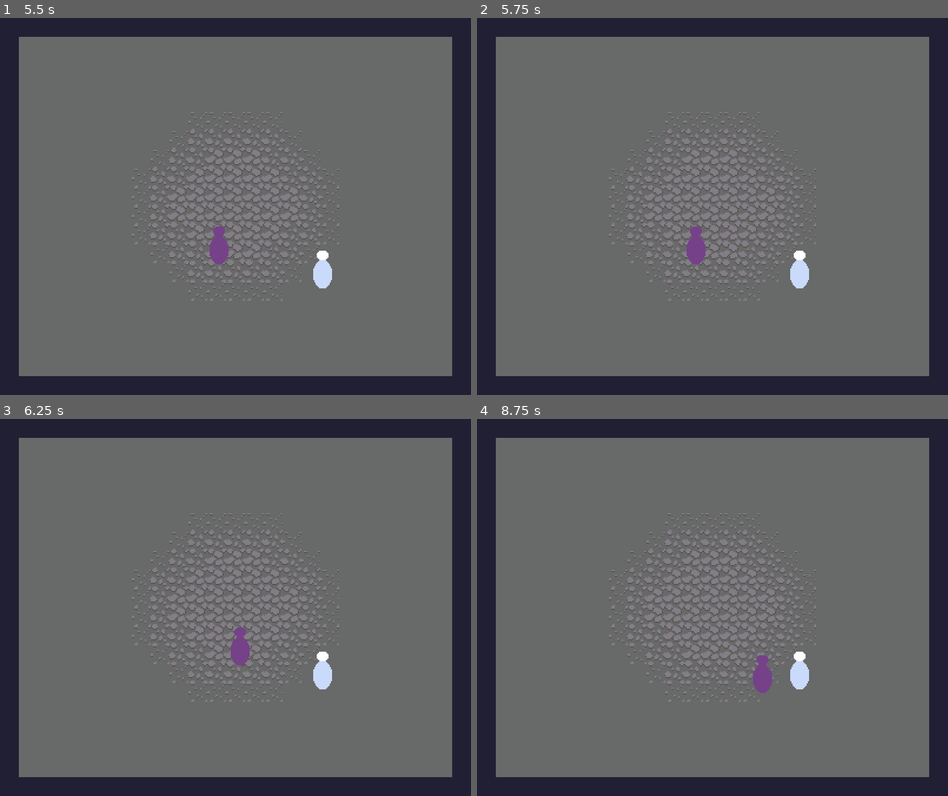
Above: before the commit, frames 1-4 (two rows, left to right).
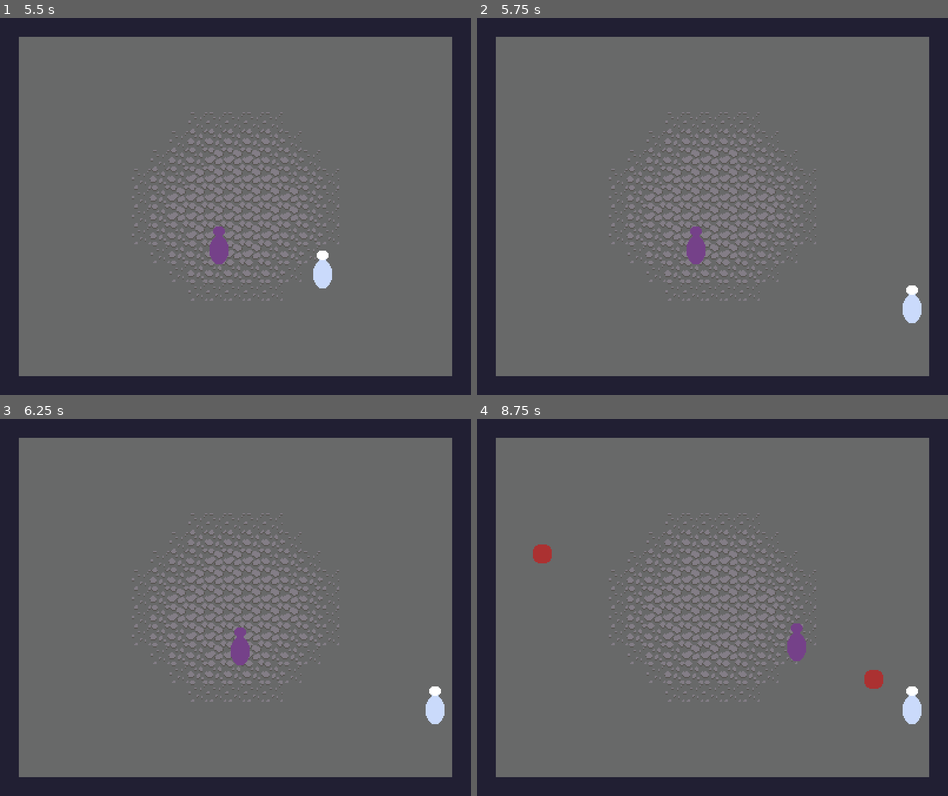
Above: after the commit, the same moments.

Repository: svntax/LD46-KeepItAlive
Game: Godot game, scene res://MainMenu/Main.tscn
Same seed, same stepped clock (60 frames per second), same inputs: the game is played once before the commit and once after it. The engine's default icon, where the game draws it, is replaced by a stand-in: a white triangle on a blue panel in a dark square.
Inputs (mouse positions are in pixels of both pictures, inside the frame that each line leads up to):
- Up to frame 1 (5.5 s): tap Enter (ui_accept) at 0.5, 0.77, 1.52, 3.02, 3.5, 3.77, 4.52 s; move the mouse to (339, 187) at 0.52 s; hold Right (MOVE_RIGHT) 0.53-1.28 s; click (339, 187) at 0.6 s; move the mouse to (141, 225) at 1.27 s; hold Down (MOVE_DOWN) 1.28-2.03 s; click (141, 225) at 1.35 s; move the mouse to (282, 123) at 2.02 s; hold Right (MOVE_RIGHT) 2.03-2.78 s; click (282, 123) at 2.1 s; move the mouse to (211, 281) at 2.77 s; hold Up (MOVE_UP) 2.78-3.53 s; click (211, 281) at 2.85 s; move the mouse to (376, 263) at 3.52 s; hold Left (MOVE_LEFT) 3.53-5.03 s; click (376, 263) at 3.6 s; move the mouse to (94, 149) at 4.27 s; click (94, 149) at 4.35 s; move the mouse to (259, 206) at 5.02 s; hold Down (MOVE_DOWN) from 5.03 s (still down); click (259, 206) at 5.1 s
- Up to frame 2 (5.75 s): keep holding Down (MOVE_DOWN)
- Up to frame 3 (6.25 s): move the mouse to (164, 513) at 5.77 s; release Down (MOVE_DOWN) at 5.78 s; hold Right (MOVE_RIGHT) from 5.78 s (still down); click (164, 513) at 5.85 s; tap Enter (ui_accept) at 6.02 s
- Up to frame 4 (8.75 s): move the mouse to (816, 588) at 6.52 s; release Right (MOVE_RIGHT) at 6.53 s; hold Up (MOVE_UP) 6.53-7.28 s; click (816, 588) at 6.6 s; tap Enter (ui_accept) at 6.77, 7.52 s; move the mouse to (618, 626) at 7.27 s; hold Right (MOVE_RIGHT) 7.28-8.03 s; click (618, 626) at 7.35 s; move the mouse to (759, 524) at 8.02 s; hold Down (MOVE_DOWN) from 8.03 s (still down); click (759, 524) at 8.1 s

Frame 1 is identical in both runs. In frame 2, 0.6% of the frame differs, in the area x 66-95%, y 61-81%; in frame 3, 0.6%; in frame 4, 1.5%, in the area x 11-95%, y 33-81%.

Commit message:
Implement Basic Enemy Movement

Diff:
--- a/Bullets/Bullet.tscn
+++ b/Bullets/Bullet.tscn
@@ -21,8 +21,7 @@
 "values": [ 7 ]
 }
 
-[sub_resource type="Animation" id=2]
-resource_name = "rest"
+[sub_resource type="Animation" id=3]
 tracks/0/type = "value"
 tracks/0/path = NodePath(".:collision_mask")
 tracks/0/interp = 1
@@ -50,5 +49,5 @@
 shape = SubResource( 1 )
 
 [node name="AnimationPlayer" type="AnimationPlayer" parent="."]
-anims/reflect = SubResource( 3 )
-anims/rest = SubResource( 2 )
+anims/reflect = SubResource( 2 )
+anims/rest = SubResource( 3 )
--- a/Enemies/BasicEnemy.gd
+++ b/Enemies/BasicEnemy.gd
@@ -3,6 +3,9 @@
 const BULLET_KNOCKBACK = 64
 
 var bullet_scene = load("res://Bullets/Bullet.tscn")
+var player_scene = load("res://Player/Player.tscn")
+
+
 
 onready var velocity : Vector2 = Vector2()
 onready var knockback_velocity : Vector2 = Vector2()
@@ -11,12 +14,27 @@
 
 onready var shoot_timer = $ShootTimer
 onready var hitbox = $Hitbox
+onready var movement_interval_timer = $MovementIntervalTimer
+onready var movement_duration_timer = $MovementDurationTimer
+
+onready var PREFERRED_DISTANCE_FROM_CLOSEST_ADVERSARY = 200
+onready var SPEED = 500
+onready var MOVEMENT_DURATION = 0.2
 
 func _ready():
     shoot_timer.connect("timeout", self, "_shoot_cooldown_finished")
     shoot_timer.one_shot = false
     shoot_timer.wait_time = 2
     shoot_timer.start()
+
+    movement_interval_timer.connect("timeout", self,  "_begin_movement")
+    movement_interval_timer.one_shot = false
+    movement_interval_timer.wait_time = 5
+    movement_interval_timer.start()
+
+    movement_duration_timer.connect("timeout", self, "_end_movement")
+    movement_duration_timer.one_shot = true
+
 
     hitbox.connect("body_entered", self, "_on_body_entered")
 
@@ -33,10 +51,30 @@
     knockback_velocity.x = x
     knockback_velocity.y = y
 
+onready var random_offset_factor = 0.2;
+
+func get_new_movement_direction() -> Vector2:
+    var distance = global_position.distance_to(get_coords_of_closest_adversary())
+    var go_towards_adversary
+    if distance <= PREFERRED_DISTANCE_FROM_CLOSEST_ADVERSARY:
+        go_towards_adversary = -1
+    else:
+        go_towards_adversary = 1
+    var direction = go_towards_adversary * global_position.direction_to(get_coords_of_closest_adversary())
+    var random_offset = Vector2(randf(), randf()).normalized();
+    return (direction + random_offset * random_offset_factor).normalized();
+
+
+func get_coords_of_closest_adversary() -> Vector2:
+    # Todo also have the monster included in this consideration
+    var player = get_tree().get_nodes_in_group("Players")[0]
+    return player.global_position
+
 func damage() -> void:
     health -= 1
     if health <= 0:
         queue_free()
+
 
 func _physics_process(delta):
     # Knockback velocity is reduced
@@ -48,6 +86,14 @@
 func _shoot_cooldown_finished():
     shoot_bullet()
 
+func _begin_movement():
+    velocity = get_new_movement_direction() * SPEED
+    movement_duration_timer.wait_time = MOVEMENT_DURATION
+    movement_duration_timer.start()
+
+func _end_movement():
+    velocity = Vector2.ZERO
+
 func _on_body_entered(body):
     if body.is_in_group("Players"):
         # TODO: what should happen if player touches an enemy
--- a/Enemies/BasicEnemy.tscn
+++ b/Enemies/BasicEnemy.tscn
@@ -30,4 +30,11 @@
 collision_mask = 6
 
 [node name="CollisionShape2D" type="CollisionShape2D" parent="Hitbox"]
-shape = SubResource( 3 )
+shape = SubResource( 2 )
+
+[node name="MovementIntervalTimer" type="Timer" parent="."]
+wait_time = 0.5
+
+[node name="StunnedTimer" type="Timer" parent="."]
+
+[node name="MovementDurationTimer" type="Timer" parent="."]
Not shown: 1 places in Bullets/Bullet.tscn that only renumber resources
Not shown: 1 places in Enemies/BasicEnemy.tscn that only renumber resources
